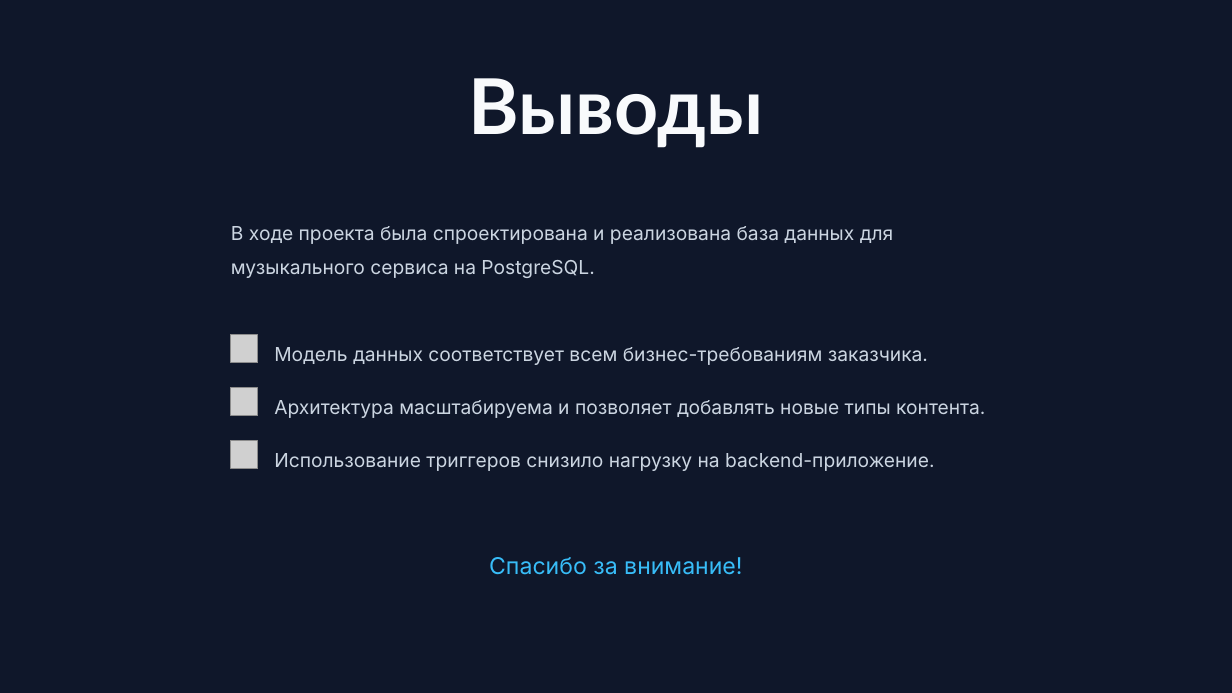
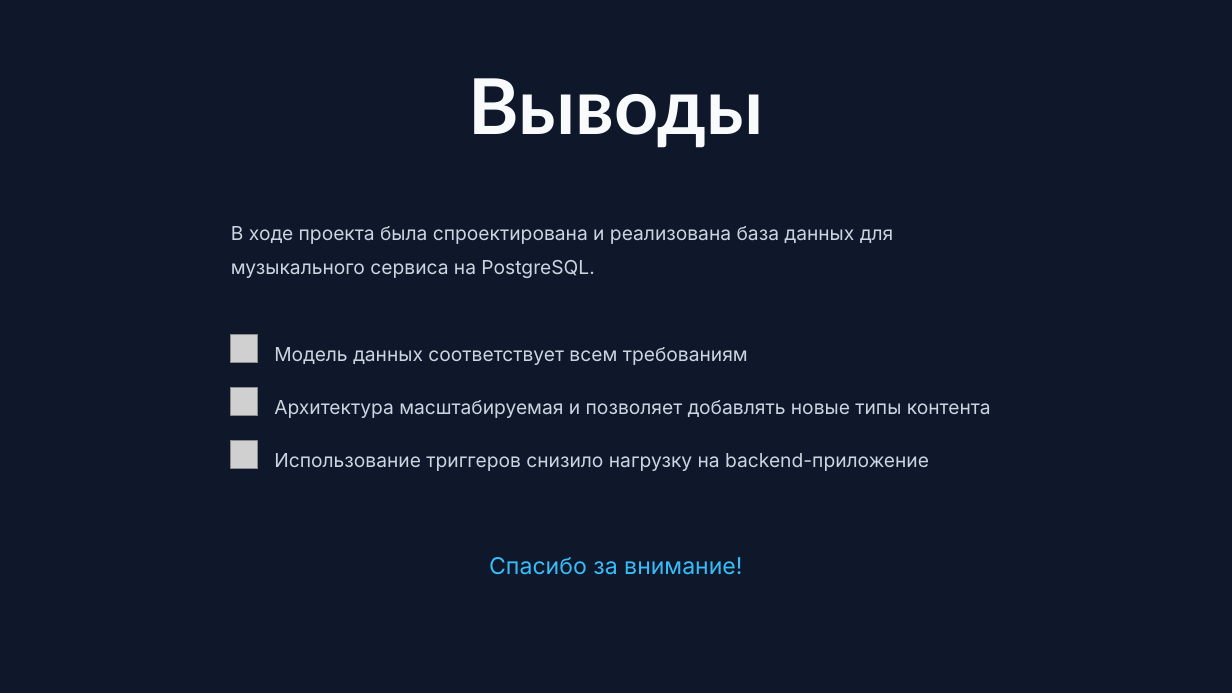
Before and after one commit to kirzach-678/music-streaming, a slide deck: slide 18 of slides.pptx. Drawn at 1232x693 pixels with LibreOffice and Linux fonts; fonts in the diff are those of the drawing; grey boxes stand for pictures; background and template pictures are left out. Boxes give left, top, right and bottom in pixels: in the first picture for what was removed or moved away, otherwise in the second. Text is boxed around its words. In the diff, an @@ line names an element or a change of style, - is before the commit and + after.

```diff
--- a/slides.pptx
+++ b/slides.pptx
@@ text at <box>274,347,748,365</box>: text changed @@
-Модель данных соответствует всем бизнес-требованиям заказчика.
+Модель данных соответствует всем требованиям
@@ text at <box>274,400,991,418</box>: text changed @@
-Архитектура масштабируема и позволяет добавлять новые типы контента.
+Архитектура масштабируемая и позволяет добавлять новые типы контента
@@ text at <box>274,453,929,471</box>: text changed @@
-Использование триггеров снизило нагрузку на backend-приложение.
+Использование триггеров снизило нагрузку на backend-приложение
```
Also in this commit, not shown: 3 other slides changed, 1 slide added, 1 slide removed, 1 other file.
